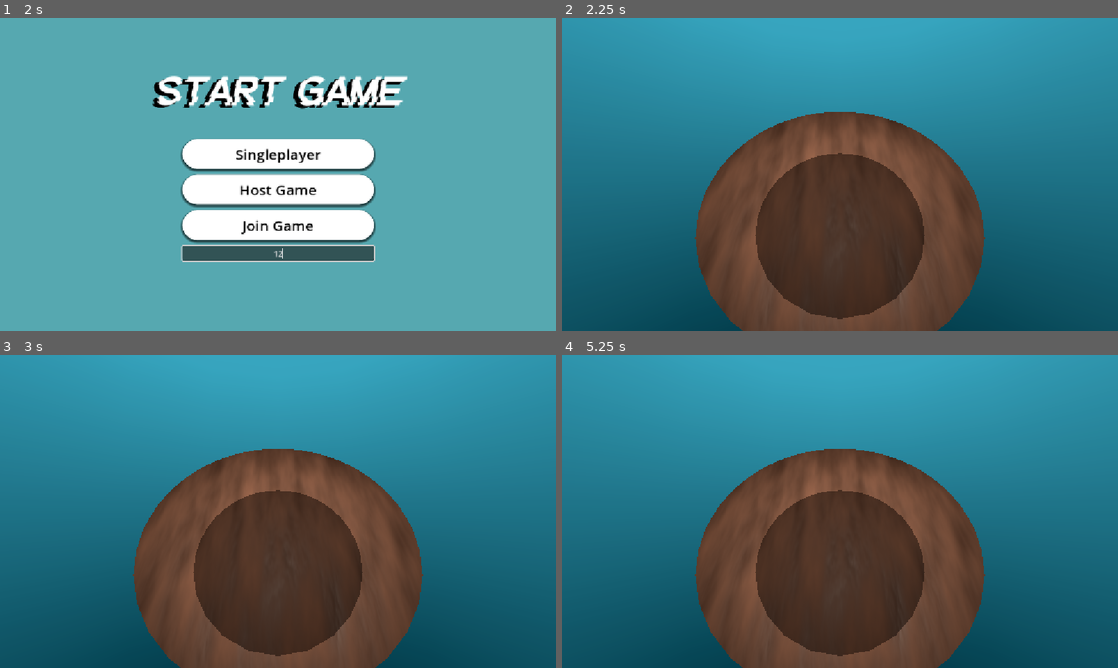
Above: before the commit, frames 1-4 (two rows, left to right).
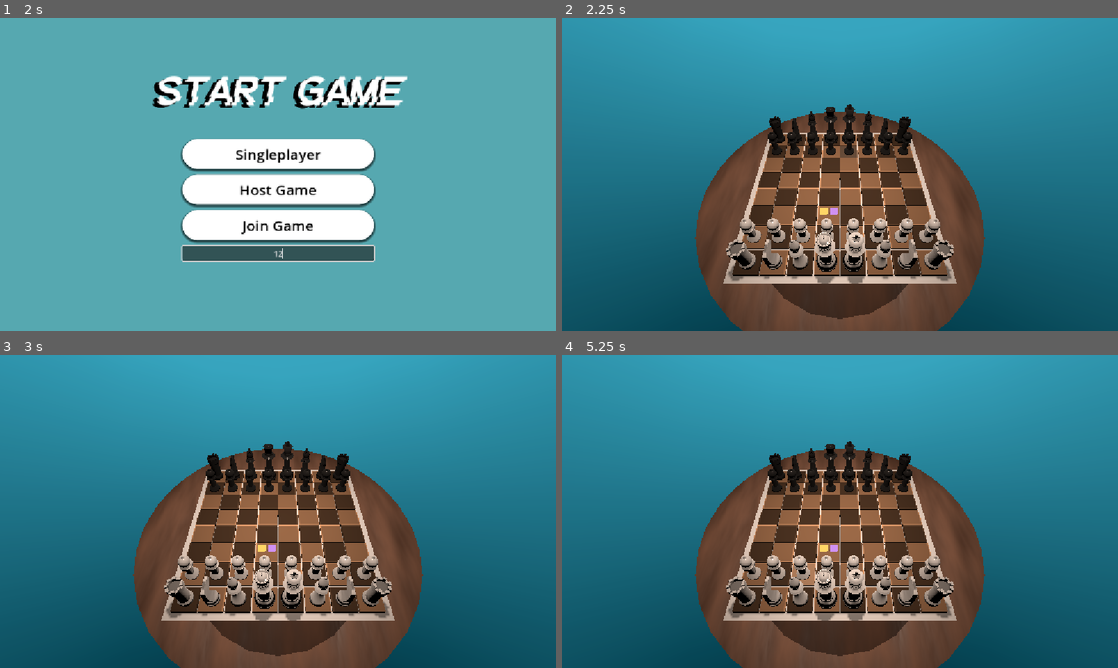
Above: after the commit, the same moments.

Repository: TheLuckyKing25/chess_plus
Game: Godot game, scene res://scenes/MainMenu.tscn
The game is run twice, just before and just after one commit, with the same random seed, the same clock (stepped at 60 frames per second) and the same inputs.
Inputs (mouse positions are in pixels of both pictures, inside the frame that each line leads up to):
- Up to frame 1 (2 s): click "Start Game" at 0.5 s; click (278, 252) at 1.27 s; type "12" at 1.35 s
- Up to frame 2 (2.25 s): click "Singleplayer" at 2 s
- Up to frame 3 (3 s): tap Enter at 2.75 s; move the mouse to (400, 495) at 2.77 s; click (400, 495) at 2.92 s
- Up to frame 4 (5.25 s): tap Space at 3.5, 5 s; move the mouse to (728, 527) at 3.52 s; click (728, 527) at 3.67 s; tap Enter at 4.25 s; move the mouse to (895, 442) at 4.27 s; click (895, 442) at 4.42 s; move the mouse to (812, 574) at 5.02 s; click (812, 574) at 5.17 s

Frame 1 is identical in both runs. In frame 2, 13% of the frame differs, in the area x 29-71%, y 27-85%; in frame 3, 13%; in frame 4, 13%.
Error before the commit: Parse Error: Could not parse global class "MoveRule" from "res://scripts/moverule.gd". (res://scripts/global.gd:9)
Error after the commit: Invalid access to property or key 'fullscreen' on a base object of type 'Dictionary'. (res://scripts/settings.gd:17)

Commit message:
Fixes for merged branches

Diff:
--- a/scenes/gameEnvironment.tscn
+++ b/scenes/gameEnvironment.tscn
@@ -132,19 +132,19 @@
 mesh = SubResource("BoxMesh_wsj4q")
 surface_material_override/0 = SubResource("StandardMaterial3D_wsj4q")
 
-[node name="Peice_move" type="AudioStreamPlayer" parent="Board"]
+[node name="Piece_move" type="AudioStreamPlayer" parent="Table/Board"]
 stream = ExtResource("4_xtwup")
 volume_db = -60.0
 pitch_scale = 0.75
 bus = &"Game"
 
-[node name="Peice_capture" type="AudioStreamPlayer" parent="Board"]
+[node name="Piece_capture" type="AudioStreamPlayer" parent="Table/Board"]
 stream = ExtResource("5_hekqh")
 volume_db = -70.0
 pitch_scale = 0.75
 bus = &"Game"
 
-[node name="Table" type="MeshInstance3D" parent="."]
+[node name="Table2" type="MeshInstance3D" parent="."]
 transform = Transform3D(-4.37114e-08, 0, 1, 0, 1, 0, -1, 0, -4.37114e-08, 0, -0.2754, 0)
 mesh = SubResource("CylinderMesh_hlv2s")
 surface_material_override/0 = SubResource("StandardMaterial3D_hlv2s")
--- a/scripts/board.gd
+++ b/scripts/board.gd
@@ -4,8 +4,8 @@
 
 signal promotion_requested(selected_piece)
 
-@onready var piece_capture_audio = $Peice_capture
-@onready var piece_move_audio = $Peice_move
+@onready var piece_capture_audio = $Piece_capture
+@onready var piece_move_audio = $Piece_move
 
 signal new_turn
 
@@ -29,6 +29,7 @@
 			if new_selected_piece.piece_state(PieceStateFlag.THREATENED,Callable(self,"flag_is_enabled")):
 				new_selected_piece.piece_state(PieceStateFlag.CAPTURED,Callable(self,"set_flag"))
 				new_selected_piece.get_parent().tile_selected.emit(new_selected_piece.get_parent())
+				piece_capture_audio.play()
 
 		# unselect the current piece and select the new piece
 		elif new_selected_piece.player == selected_piece.player and new_selected_piece != selected_piece:
@@ -51,11 +52,10 @@
 	var proceed = true
 	if selected_piece.is_in_group("Pawn") and tile.en_passant_occupant and tile.en_passant_occupant != selected_piece:
 		tile.en_passant_occupant.piece_state(PieceStateFlag.CAPTURED,Callable(self,"set_flag"))
-	var is_capture = tile.occupant != null
+		piece_capture_audio.play()
+	else:
+		piece_move_audio.play()
 
-	if selected_piece.is_in_group("Pawn") and tile.en_passant_occupant and tile.en_passant_occupant != selected_piece:
-		tile.en_passant_occupant.set_piece_state_flag(Game.PieceStateFlag.PIECE_STATE_FLAG_CAPTURED)
-		is_capture = true
 
 	if tile.tile_state(TileStateFlag.SPECIAL,Callable(self,"flag_is_enabled")):
 		var castling_king = selected_piece
@@ -88,14 +88,10 @@
 			selected_piece.remove_from_group("Pawn")
 			promotion_requested.emit(selected_piece)
 
-		if selected_piece.is_in_group("Player_Two") and not tile.neighboring_tiles[Game.Direction.NORTH]:
+		if selected_piece.is_in_group("Player_Two") and not tile.neighboring_tiles[Direction.NORTH]:
 			selected_piece.remove_from_group("Pawn")
 			promotion_requested.emit(selected_piece)
 
-	if is_capture:
-		piece_capture_audio.play()
-	else:
-		piece_move_audio.play()
 
 	selected_piece = null
 	if proceed:
--- a/scripts/game_environment.gd
+++ b/scripts/game_environment.gd
@@ -79,24 +79,24 @@
 
 func _on_queen_pressed():
 	get_tree().paused = false
-	board.promote(piece_to_promote, Game.PawnPromotion.PAWN_PROMOTION_QUEEN)
+	board.promote(piece_to_promote, PawnPromotion.QUEEN)
 	piece_to_promote = null
 	$CanvasLayer/PromoteMenu.hide()
 
 func _on_knight_pressed():
 	get_tree().paused = false
-	board.promote(piece_to_promote, Game.PawnPromotion.PAWN_PROMOTION_KNIGHT)
+	board.promote(piece_to_promote, PawnPromotion.KNIGHT)
 	piece_to_promote = null
 	$CanvasLayer/PromoteMenu.hide()
 
 func _on_rook_pressed():
 	get_tree().paused = false
-	board.promote(piece_to_promote, Game.PawnPromotion.PAWN_PROMOTION_ROOK)
+	board.promote(piece_to_promote, PawnPromotion.ROOK)
 	piece_to_promote = null
 	$CanvasLayer/PromoteMenu.hide()
 
 func _on_bishop_pressed():
 	get_tree().paused = false
-	board.promote(piece_to_promote, Game.PawnPromotion.PAWN_PROMOTION_BISHOP)
+	board.promote(piece_to_promote, PawnPromotion.BISHOP)
 	piece_to_promote = null
 	$CanvasLayer/PromoteMenu.hide()
--- a/scripts/game_variables.gd
+++ b/scripts/game_variables.gd
@@ -163,8 +163,8 @@
 	"DEBUG_RESTRICT_MOVEMENT": false,
 }
 
-static var options: Dictionary = {
-	DEBUG_RESTRICT_MOVEMENT: true,
+#static var options: Dictionary = {
+	#DEBUG_RESTRICT_MOVEMENT: true,
 
 static var user_setting: Dictionary = {
 	"PIECE_OUTLINE_THICKNESS": 0.1,
